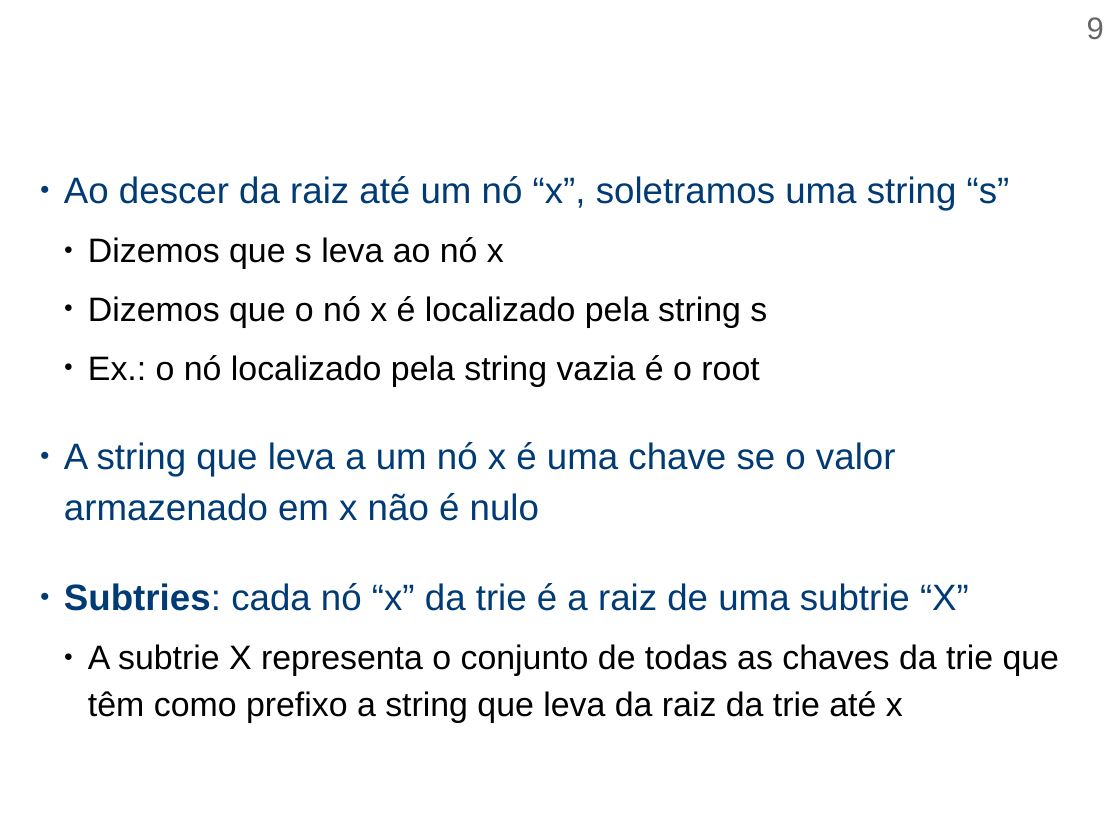
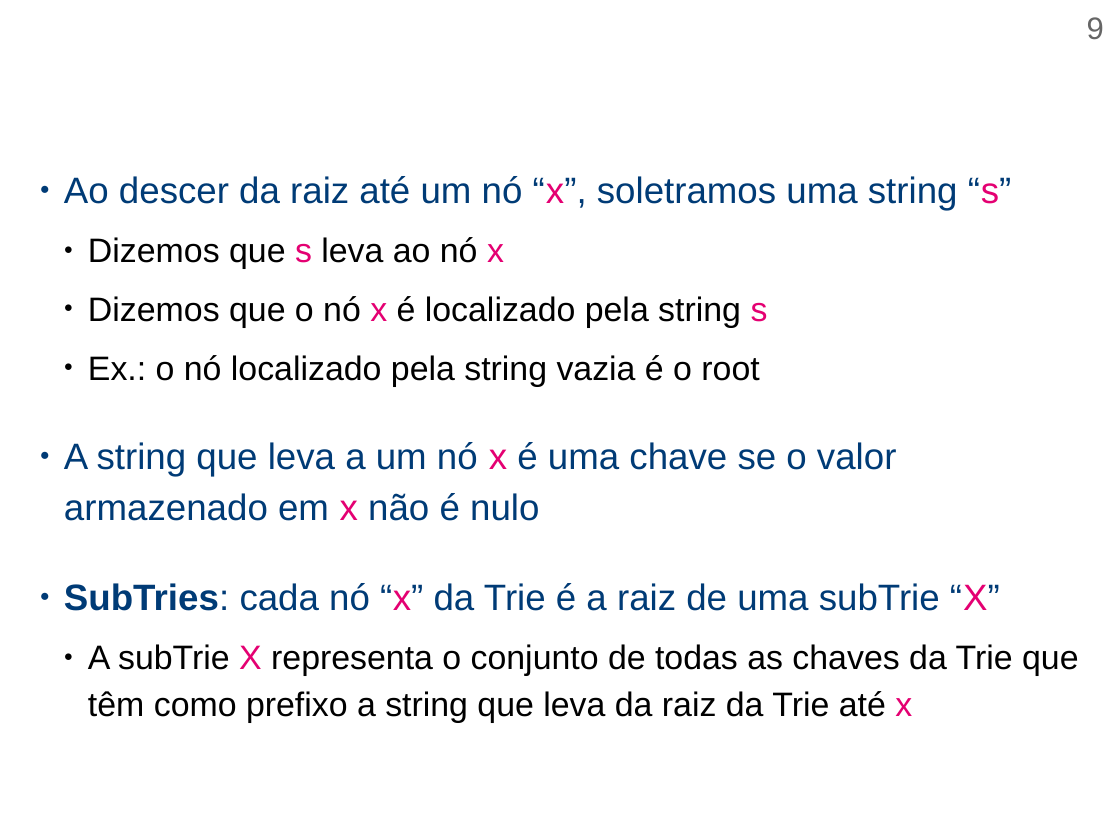
Before and after one commit to efurlanm/teaching, a slide deck: slide 9 of aed/AED-U4S2-Tries.odp. Drawn at 1120x840 pixels with LibreOffice and Linux fonts; fonts in the diff are those of the drawing. Boxes give left, top, right and bottom in pixels: in the first picture for what was removed or moved away, otherwise in the second. Text is boxed around its words. In the diff, an @@ line names an element or a change of style, - is before the commit and + after.

```diff
--- a/aed/AED-U4S2-Tries.odp
+++ b/aed/AED-U4S2-Tries.odp
@@ text at <box>64,176,1012,521</box>: text colour #003B76 to #E40072 in "“x”, “s”", "x x"; text colour #000000 to #E40072 in "s x", "x s" @@
@@ text at <box>64,583,1079,723</box>: text changed @@
-● Subtries: cada nó “x” da trie é a raiz de uma subtrie “X”
-  ● A subtrie X representa o conjunto de todas as chaves da trie que têm como prefixo a string que leva da raiz da trie até x
+● SubTries: cada nó “x” da Trie é a raiz de uma subTrie “X”
+  ● A subTrie X representa o conjunto de todas as chaves da Trie que têm como prefixo a string que leva da raiz da Trie até x
```
Also in this commit, not shown: 17 other slides changed, 20 other files.
